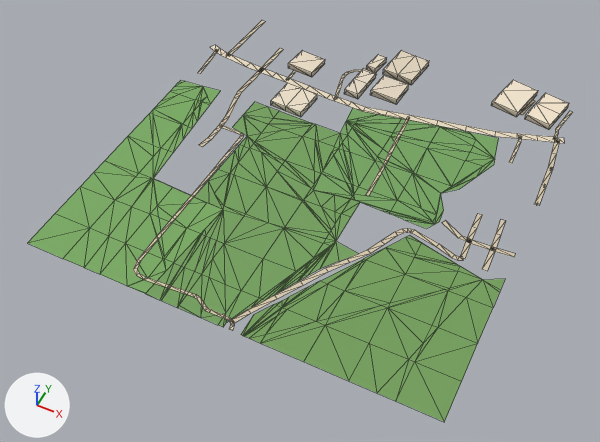
Two versions of the glTF model public/assets/bengaluru-region-v1/tiles/t25_16-l0.glb, one commit apart.
Camera for both pictures: a camera (50 mm lens) standing at (13050.0, 7592.0, 722.0) and looking at (12745.0, 8202.0, -41.0). Lighting does not change. The marker at lower left points along +X, +Y and +Z. The older version comes first. Mesh edges are drawn as thin lines. Vertices at exactly the same position are counted once.

Names of what the first picture shows: 'building', 'ground'.
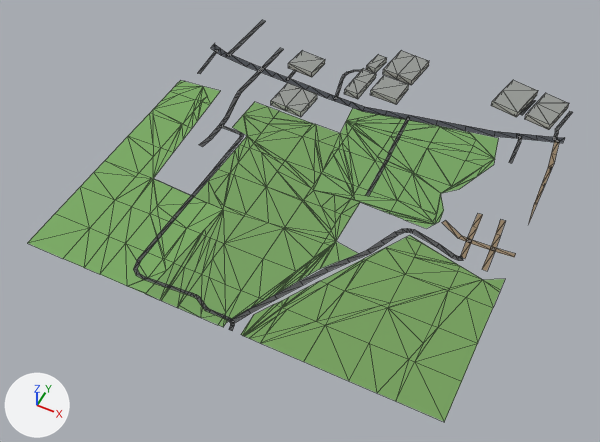
Location of each change, (x1, y1, x2, y2) in pixels of the pictures (600 x 442 px; the box of a moved part takes in the faces that stretch with it):
part 1 of me_building, recoloured (darker): (271, 51, 569, 129) in both
part 2 of me_ground, reshaped: (520, 100, 535, 115) in both
part 3 of me_ground, moved or reshaped: (410, 229, 439, 247) in both
part 4 of me_ground, moved or reshaped: before (534, 111, 573, 206); after (528, 111, 573, 224)
part 5 of me_ground, recoloured: (133, 20, 573, 330) in both

What changed in the scene script:
```text
Change me_building:
    used by ob_building; location = (12500.0, 8000.0, 0.0)
    remove me_building.from_pydata(...)  # 92 vertices, 121 faces; spans x 119.0..488.0, y 333.0..521.0, z 0.0..8.0
    add me_building.from_pydata(...)  # 92 vertices, 150 faces; spans x 119.0..488.0, y 333.0..521.0, z 0.0..8.0
    me_building part 1: 121 kept faces spanning x 119.0..488.0, y 333.0..521.0, z 0.0..8.0 get new vertex colours
    edits to the shape of me_building do not show in these pictures
Change me_ground:
    used by ob_ground; location = (12500.0, 8000.0, 0.0)
    verts and faces of me_ground; kept vertices keep their numbers, new ones are numbered from 642
    before: 6 (446.0, 500.0, 1.0) at pixel (535, 101), 7 (442.0, 500.0, 1.0) at pixel (532, 99), 8 (439.0, 464.0, 1.0) at pixel (522, 115), 9 (435.0, 465.0, 1.0) at pixel (519, 113)
    before: 330 (386.0, 215.0, 1.0) at pixel (414, 229), 331 (385.0, 209.0, 1.0) at pixel (411, 232)
    remove me_ground.from_pydata(...)  # 642 vertices, 799 faces; spans x -2.0..503.0, y 0.0..500.0, z 1.0
    add me_ground.from_pydata(...)  # 652 vertices, 805 faces; spans x 0.0..500.0, y 0.0..500.0, z 1.0
    me_ground part 2
    add delete_faces([(6, 7, 9), (6, 9, 8)])
    add verts[642] = (441.0, 495.0, 1.0)  # pixel (530, 102)
    add verts[643] = (445.0, 494.0, 1.0)  # pixel (533, 103)
    add faces += [(6, 7, 642), (6, 642, 643), (9, 643, 642), (8, 643, 9)]
    me_ground part 3
    add verts[331] = (385.0, 209.0, 1.0)  # moved, pixel (412, 233)
    add verts[330] = (385.0, 215.0, 1.0)  # moved, pixel (414, 229)
    me_ground part 4
    4 vertices are removed from x 498.0..501.0, y 315.0..445.0, z 1.0
    10 faces are deleted
    3 vertices in x 503.0, y 316.0..318.0, z 1.0 move by (-3.0, 0.0, 0.0)
    8 vertices move from x 488.0..503.0, y 315.0..478.0, z 1.0 to x 489.0..500.0, y 282.0..480.0, z 1.0
    7 vertices are added at x 500.0, y 280.0..435.0, z 1.0
    11 new faces join them
    me_ground part 5: 229 kept faces spanning x 9.0..500.0, y 0.0..500.0, z 1.0 get new vertex colours; the middle colour goes from beige #d7c9ae to dark grey #535556
    other edits to the shape of me_ground do not show in these pictures
```
